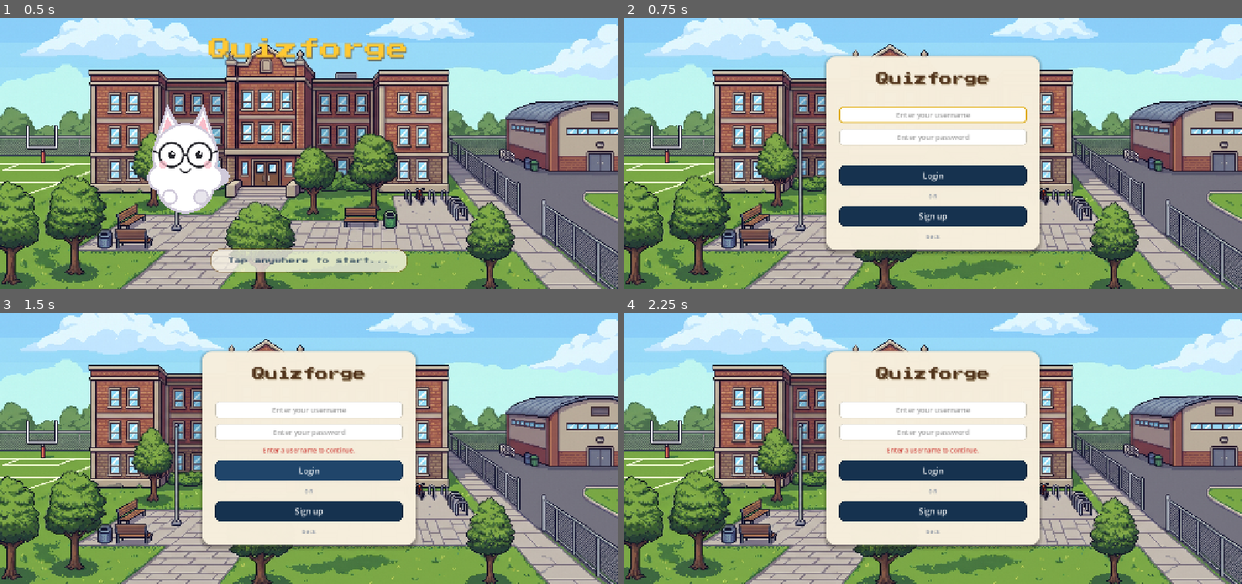
Above: before the commit, frames 1-4 (two rows, left to right).
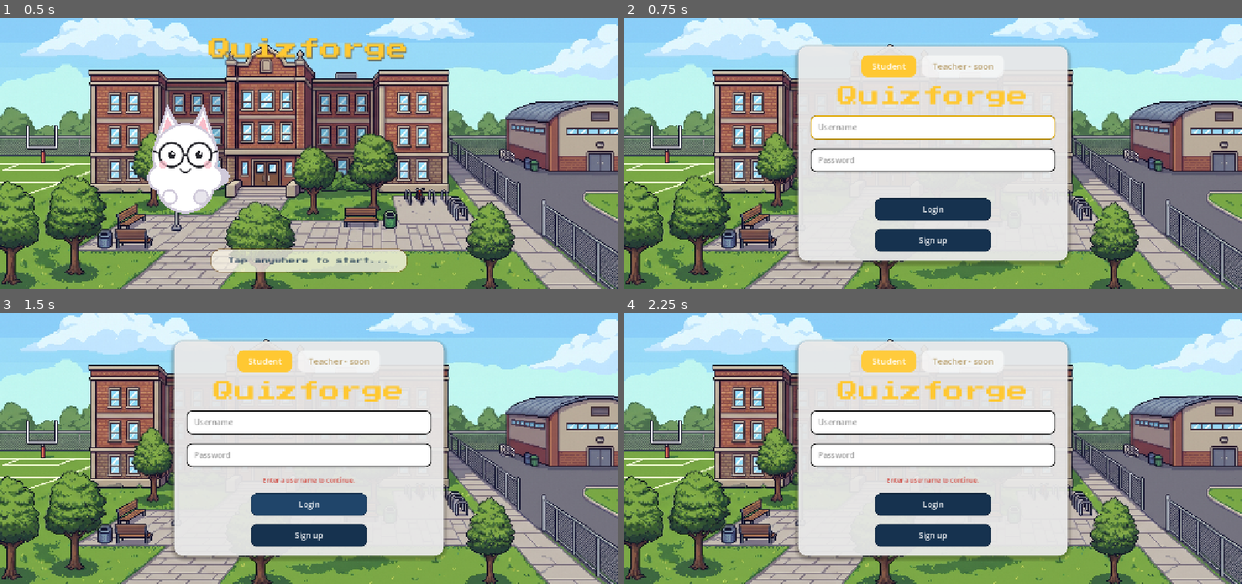
Above: after the commit, the same moments.

Repository: jekooo25/quizforge
Game: Godot game, scene res://scenes/main.tscn
The game is run twice, just before and just after one commit, with the same random seed, the same clock (stepped at 60 frames per second) and the same inputs.
Inputs (mouse positions are in pixels of both pictures, inside the frame that each line leads up to):
- Up to frame 1 (0.5 s): no input
- Up to frame 2 (0.75 s): tap Enter at 0.5 s; click (933, 153) at 0.67 s
- Up to frame 3 (1.5 s): click "Login" at 1.25 s
- Up to frame 4 (2.25 s): click (889, 361) at 2 s, where only the run after the commit has a clickable "Student"

Frame 1 is identical in both runs. In frame 2, 24% of the frame differs, in the area x 27-73%, y 9-92%; in frame 3, 25%; in frame 4, 24%.

Commit message:
Login: student is the only open role; teacher is labelled, admin removed

Diff:
--- a/scripts/screens/login_screen.gd
+++ b/scripts/screens/login_screen.gd
@@ -1,9 +1,21 @@
 extends Control
-## Login. The credential check is local-only for now — any non-empty pair passes.
+## Login. The credential check is local-only for now — any non-empty username
+## passes. The role tabs are real: they record which side of the app you are
+## signing into, even though the menus do not branch on it yet.
+
+## Student is the only live role. Teacher is shown but locked until teacher
+## accounts exist; Admin is deliberately not offered here at all — an admin
+## surface needs real authentication, not a tab anyone can tap.
+const ROLES := [
+	["student", "Student", false],
+	["teacher", "Teacher · soon", true],
+]
 
 var _username: LineEdit
 var _password: LineEdit
 var _error: Label
+var _tabs: Dictionary = {}
+var _role := "student"
 
 
 func _ready() -> void:
@@ -15,52 +27,117 @@
 	add_child(center)
 	center.set_anchors_and_offsets_preset(Control.PRESET_FULL_RECT)
 
-	var card := UITheme.panel(UITheme.CREAM, 18, 0.985)
-	card.custom_minimum_size = Vector2(440, 0)
+	# a light card, not the cream one: the design lets the photo through
+	var card := UITheme.panel(Color(0.93, 0.93, 0.93), 22, 0.92)
+	card.custom_minimum_size = Vector2(560, 0)
 	center.add_child(card)
 
 	var box := VBoxContainer.new()
-	box.add_theme_constant_override("separation", 12)
+	box.add_theme_constant_override("separation", 18)
 	card.add_child(box)
 
-	box.add_child(UITheme.logo_dark(26))
+	box.add_child(_role_row())
 
-	var spacer := Control.new()
-	spacer.custom_minimum_size = Vector2(0, 8)
-	box.add_child(spacer)
+	var title := UITheme.pixel("Quizforge", 44, UITheme.YELLOW)
+	title.horizontal_alignment = HORIZONTAL_ALIGNMENT_CENTER
+	box.add_child(title)
 
-	_username = UITheme.field("Enter your username")
+	_username = _big_field("Username")
 	box.add_child(_username)
-	_password = UITheme.field("Enter your password", true)
+
+	_password = _big_field("Password", true)
 	box.add_child(_password)
 
 	_error = UITheme.sans("", 13, UITheme.RED)
 	_error.horizontal_alignment = HORIZONTAL_ALIGNMENT_CENTER
 	box.add_child(_error)
 
-	var login := UITheme.button("Login", "navy", 42)
+	var login := UITheme.button("Login", "navy", 46)
+	login.custom_minimum_size = Vector2(240, 46)
+	login.size_flags_horizontal = Control.SIZE_SHRINK_CENTER
 	login.pressed.connect(_on_login)
 	box.add_child(login)
 
-	var or_label := UITheme.small("Or", 13, UITheme.MUTED)
-	or_label.horizontal_alignment = HORIZONTAL_ALIGNMENT_CENTER
-	box.add_child(or_label)
-
-	var signup := UITheme.button("Sign up", "navy", 42)
+	var signup := UITheme.button("Sign up", "navy", 46)
+	signup.custom_minimum_size = Vector2(240, 46)
+	signup.size_flags_horizontal = Control.SIZE_SHRINK_CENTER
 	signup.pressed.connect(_on_signup)
 	box.add_child(signup)
 
-	var back := UITheme.sans("back", 12, UITheme.MUTED)
-	back.horizontal_alignment = HORIZONTAL_ALIGNMENT_CENTER
-	back.mouse_filter = Control.MOUSE_FILTER_STOP
-	back.mouse_default_cursor_shape = Control.CURSOR_POINTING_HAND
-	back.gui_input.connect(func(e: InputEvent) -> void:
-		if e is InputEventMouseButton and e.pressed:
-			Nav.show_screen(load("res://scripts/screens/title_screen.gd").new()))
-	box.add_child(back)
-
+	_refresh_tabs()
 	_username.grab_focus()
 
+
+# -------------------------------------------------------------------- roles
+
+func _role_row() -> HBoxContainer:
+	var row := HBoxContainer.new()
+	row.alignment = BoxContainer.ALIGNMENT_CENTER
+	row.add_theme_constant_override("separation", 12)
+
+	for entry in ROLES:
+		var id := str(entry[0])
+		var locked := bool(entry[2])
+		var tab := Button.new()
+		tab.text = str(entry[1])
+		tab.disabled = locked
+		tab.focus_mode = Control.FOCUS_NONE
+		if not locked:
+			tab.mouse_default_cursor_shape = Control.CURSOR_POINTING_HAND
+		tab.add_theme_font_size_override("font_size", 18)
+		tab.pressed.connect(func() -> void: _pick_role(id))
+		_tabs[id] = tab
+		row.add_child(tab)
+
+	return row
+
+
+func _pick_role(id: String) -> void:
+	_role = id
+	Nav.user["role"] = id
+	_refresh_tabs()
+
+
+## Selected tab is the yellow pill; the others are white with yellow lettering.
+func _refresh_tabs() -> void:
+	for id in _tabs:
+		var tab: Button = _tabs[id]
+		if tab.disabled:
+			# a locked role: visible, so the plan is legible, but plainly inert
+			tab.add_theme_stylebox_override("disabled", _tab_style(Color(1, 1, 1, 0.55)))
+			tab.add_theme_color_override("font_disabled_color", Color(0.72, 0.62, 0.42, 0.95))
+			continue
+
+		var chosen: bool = id == _role
+		var bg := UITheme.YELLOW if chosen else Color(1, 1, 1, 0.95)
+		var fg := Color(1, 1, 1, 0.98) if chosen else UITheme.YELLOW_DEEP
+		tab.add_theme_stylebox_override("normal", _tab_style(bg))
+		tab.add_theme_stylebox_override("hover", _tab_style(bg.lightened(0.05)))
+		tab.add_theme_stylebox_override("pressed", _tab_style(bg.darkened(0.06)))
+		tab.add_theme_color_override("font_color", fg)
+		tab.add_theme_color_override("font_hover_color", fg)
+		tab.add_theme_color_override("font_pressed_color", fg)
+
+
+func _tab_style(bg: Color) -> StyleBoxFlat:
+	return UITheme.padded(UITheme.box(bg, Color(0, 0, 0, 0), 0, 12), 22, 9)
+
+
+# ------------------------------------------------------------------- fields
+
+func _big_field(placeholder: String, secret := false) -> LineEdit:
+	var f := UITheme.field(placeholder, secret)
+	f.custom_minimum_size = Vector2(0, 50)
+	f.alignment = HORIZONTAL_ALIGNMENT_LEFT
+	f.add_theme_font_size_override("font_size", 16)
+	f.add_theme_stylebox_override("normal",
+		UITheme.padded(UITheme.box(Color.WHITE, Color(0, 0, 0), 2, 12), 16, 10))
+	f.add_theme_stylebox_override("focus",
+		UITheme.padded(UITheme.box(Color.WHITE, UITheme.YELLOW_DEEP, 2, 12), 16, 10))
+	return f
+
+
+# ------------------------------------------------------------------ actions
 
 func _on_login() -> void:
 	var entered := _username.text.strip_edges()
@@ -68,8 +145,10 @@
 		_error.text = "Enter a username to continue."
 		return
 	Nav.user["username"] = entered
+	Nav.user["role"] = _role
 	Nav.show_screen(load("res://scripts/screens/loading_screen.gd").new().setup("login"))
 
 
 func _on_signup() -> void:
+	Nav.user["role"] = _role
 	Nav.show_screen(load("res://scripts/screens/signup_name_screen.gd").new())
